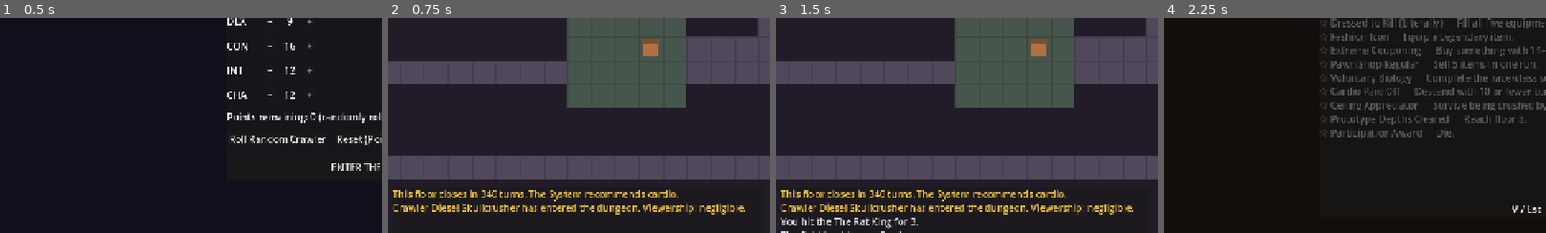
Above: before the commit, frames 1-4 (left to right).
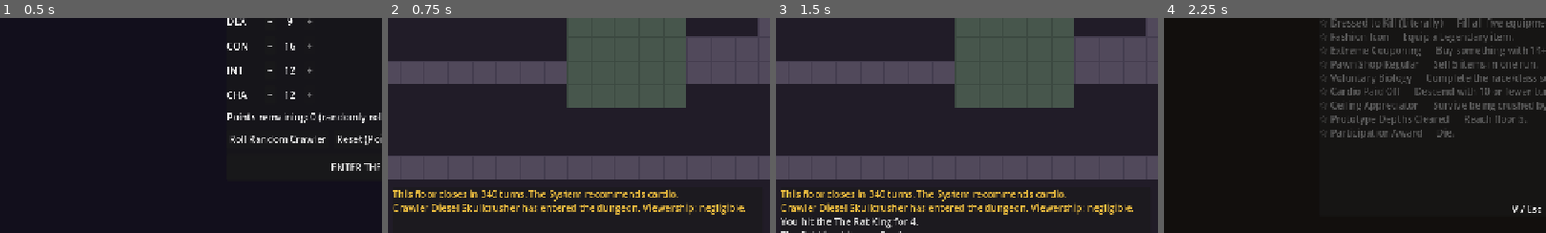
Above: after the commit, the same moments.

Repository: SamuelArchibald3/DungeonCrawler
Game: Godot game, scene res://scenes/main/main.tscn
Same seed, same stepped clock (60 frames per second), same inputs: the game is played once before the commit and once after it.
Inputs (mouse positions are % of the whole screen's width and height, from its top left):
- Up to frame 1 (0.5 s): no input
- Up to frame 2 (0.75 s): click "ENTER THE DUNGEON" at 0.5 s
- Up to frame 3 (1.5 s): tap Enter at 1.25 s; move the mouse to (72, 45) at 1.27 s; hold D (move_right) from 1.28 s (still down); hold Q (ability) from 1.28 s (still down); click (72, 45) at 1.42 s
- Up to frame 4 (2.25 s): tap Space (wait) at 2 s; move the mouse to (30, 55) at 2.02 s; release D (move_right) at 2.03 s; release Q (ability) at 2.03 s; hold S (move_down) from 2.03 s (still down); tap V (achievements) at 2.1 s
The pictures show only the part of the screen within x 0-50%, y 43-93%; the shares and areas given below are measured in that part.

Frame 1 is identical in both runs. In frame 2, 0.3% of the frame differs, in the area x 66-72%, y 9-18%; in frame 3, 0.4%, in the area x 35-72%, y 9-97%; in frame 4, nothing differs.

Commit message:
Give the shopkeeper a dedicated shop room
The Bopca now gets his own room (never the spawn, stairs, or safe room).
Enemies, loot boxes, and neighbourhood bosses are excluded from it at
generation, and he stands at the room center - never on a perimeter tile,
so he can never block a doorway into or out of the room.

Enforced by procgen tests across 100 seeded floors and new systest checks.

Co-Authored-By: Claude Fable 5 <noreply@anthropic.com>

Diff:
--- a/scenes/dungeon/dungeon.gd
+++ b/scenes/dungeon/dungeon.gd
@@ -183,7 +183,7 @@
 		var rooms: Array = floor_data.zones[zone]["rooms"]
 		var best := Rect2i()
 		for room: Rect2i in rooms:
-			if room == floor_data.saferoom:
+			if room == floor_data.saferoom or room == floor_data.shop_room:
 				continue
 			if room.get_area() > best.get_area():
 				best = room
--- a/scripts/floor_generator.gd
+++ b/scripts/floor_generator.gd
@@ -10,6 +10,7 @@
 	var stairs: Vector2i
 	var rooms: Array[Rect2i] = []
 	var saferoom := Rect2i()  # zero-size = no saferoom on this floor
+	var shop_room := Rect2i()  # dedicated shop room — nothing else spawns here
 	var shop_pos := Vector2i(-1, -1)  # shopkeeper location, (-1,-1) = none
 	var enemy_spawns: Array[Vector2i] = []
 	var box_spawns: Array = []  # [{ "tier": int, "pos": Vector2i }]
@@ -89,7 +90,18 @@
 				if fd.grid.get_tile(Vector2i(rx, ry)) == DungeonGrid.FLOOR:
 					fd.grid.set_tile(Vector2i(rx, ry), DungeonGrid.SAFE)
 
-	# 4c. Neighbourhoods: cluster rooms around 2-4 spread-out seed rooms
+	# 4c. Shop room: a dedicated room (never spawn/stairs/saferoom). Only the
+	# Bopca lives here — he stands at the center, which is never a perimeter
+	# tile (rooms are >= 4 wide), so he can't block a doorway.
+	var shop_candidates: Array[Rect2i] = []
+	for room in fd.rooms:
+		if room != fd.rooms[0] and room != far_room and room != fd.saferoom:
+			shop_candidates.append(room)
+	if not shop_candidates.is_empty():
+		fd.shop_room = shop_candidates[rng.randi_range(0, shop_candidates.size() - 1)]
+		fd.shop_pos = fd.shop_room.get_center()
+
+	# 4d. Neighbourhoods: cluster rooms around 2-4 spread-out seed rooms
 	_build_zones(fd, rng)
 
 	# 5. Enemy + loot box placement on random floor tiles (not room 0, not near spawn)
@@ -107,11 +119,6 @@
 		if pos != Vector2i(-1, -1):
 			fd.box_spawns.append({ "tier": _roll_box_tier(floor_num, rng), "pos": pos })
 			taken[pos] = true
-
-	# Shopkeeper: separate entity from the saferoom, out on the floor proper
-	fd.shop_pos = _random_floor_tile(fd, rng, taken, 4)
-	if fd.shop_pos != Vector2i(-1, -1):
-		taken[fd.shop_pos] = true
 
 	return fd
 
@@ -175,6 +182,8 @@
 			continue
 		if fd.grid.get_tile(pos) != DungeonGrid.FLOOR:
 			continue
+		if fd.shop_room.size != Vector2i.ZERO and fd.shop_room.has_point(pos):
+			continue  # the shop room spawns nothing but the Bopca
 		if Vector2(pos).distance_to(Vector2(fd.spawn)) < min_spawn_dist:
 			continue
 		return pos
--- a/tests/systest.gd
+++ b/tests/systest.gd
@@ -201,6 +201,13 @@
 	if dungeon.shopkeeper != null:
 		var keeper: Shopkeeper = dungeon.shopkeeper
 		check(keeper.stock.size() == 6, "shop stocks 6 items (%d)" % keeper.stock.size())
+		var shop_room: Rect2i = dungeon.floor_data.shop_room
+		check(shop_room.grow(-1).has_point(keeper.grid_pos), "Bopca stands clear of the shop room's doorways")
+		var intruders := false
+		for e: Entity in dungeon.enemies:
+			if shop_room.has_point(e.grid_pos):
+				intruders = true
+		check(not intruders, "no enemies spawn in the shop room")
 		main.shop_screen.open_for(keeper)
 		c.gold = 1000
 		var stock_before: int = keeper.stock.size()
--- a/tests/test_procgen.gd
+++ b/tests/test_procgen.gd
@@ -61,6 +61,25 @@
 			if fd.grid.get_tile(fd.shop_pos) != DungeonGridScript.FLOOR or seen.has(fd.shop_pos):
 				bad_placement = true
 			seen[fd.shop_pos] = true
+			# Bopca must be strictly interior — a perimeter tile could plug a doorway
+			if not fd.shop_room.grow(-1).has_point(fd.shop_pos):
+				print("FAIL seed %d: shopkeeper on shop room perimeter" % seed_value)
+				failures += 1
+			# Nothing else spawns in the shop room; it's never a special room
+			for pos in fd.enemy_spawns:
+				if fd.shop_room.has_point(pos):
+					print("FAIL seed %d: enemy spawned in shop room" % seed_value)
+					failures += 1
+					break
+			for spawn in fd.box_spawns:
+				if fd.shop_room.has_point(spawn["pos"]):
+					print("FAIL seed %d: loot box spawned in shop room" % seed_value)
+					failures += 1
+					break
+			if fd.shop_room == fd.rooms[0] or fd.shop_room == fd.saferoom \
+					or fd.shop_room.has_point(fd.stairs):
+				print("FAIL seed %d: shop room overlaps spawn/saferoom/stairs" % seed_value)
+				failures += 1
 		if bad_placement:
 			print("FAIL seed %d: bad/overlapping/saferoom entity placement" % seed_value)
 			failures += 1
